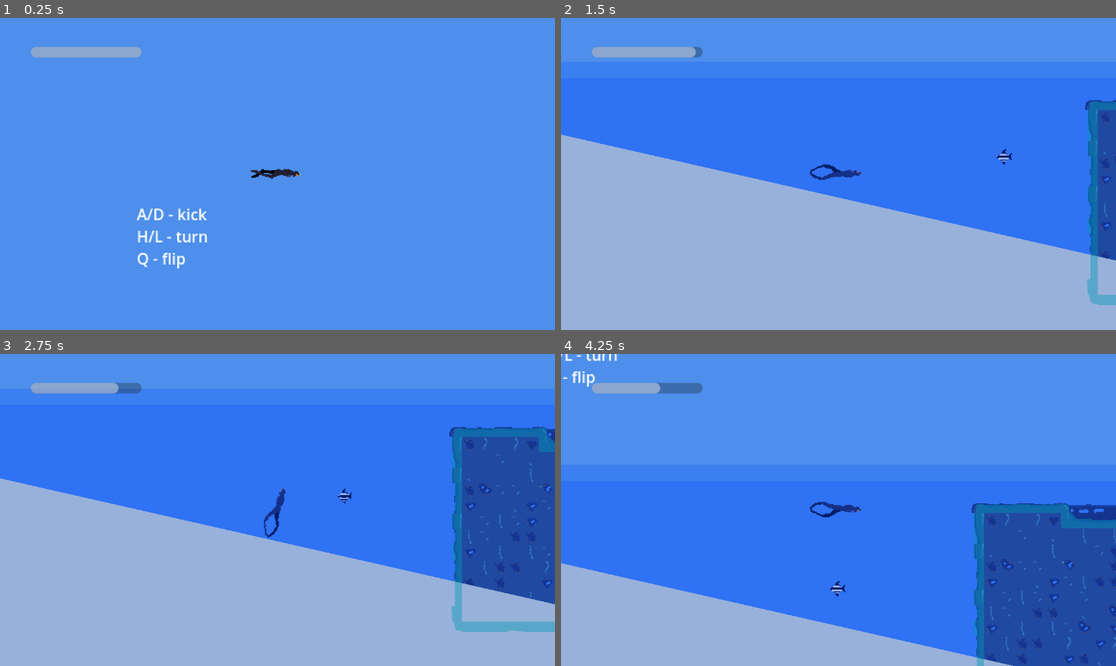
Above: before the commit, frames 1-4 (two rows, left to right).
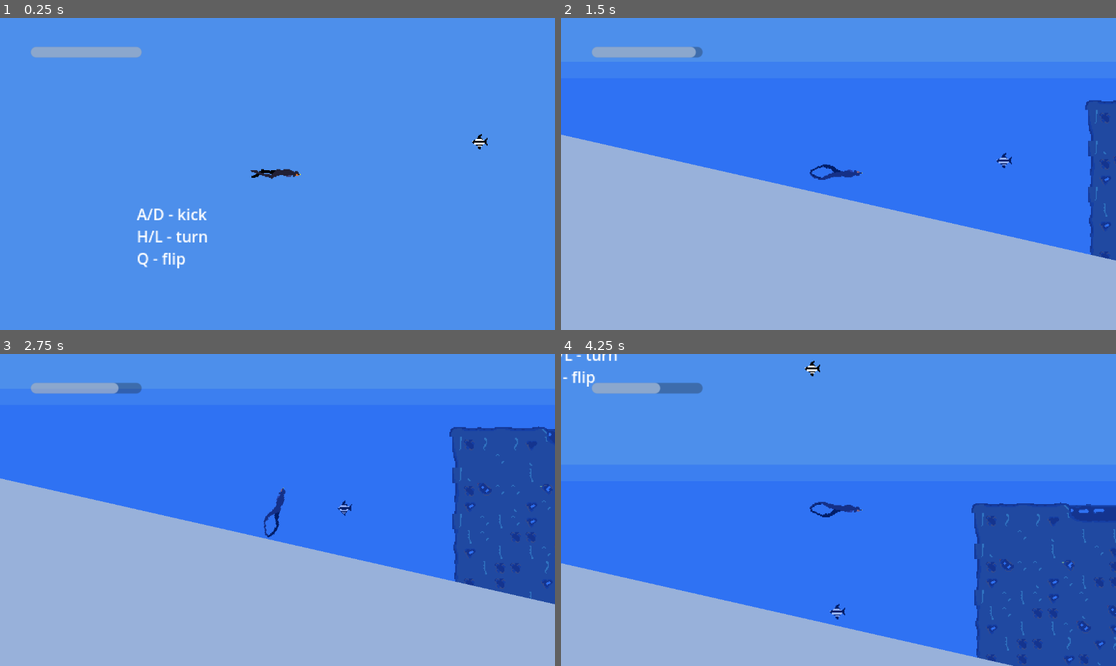
Above: after the commit, the same moments.

Repository: kstolen0/freediver-game
Game: Godot game, scene res://root.tscn
Same seed, same stepped clock (60 frames per second), same inputs: the game is played once before the commit and once after it.
Inputs:
- Up to frame 1 (0.25 s): no input
- Up to frame 2 (1.5 s): hold D 0.53-1.28 s; tap Q (flip_diver) at 0.6 s; hold A from 1.28 s (still down); tap L at 1.35 s
- Up to frame 3 (2.75 s): release A at 2.03 s; hold D from 2.03 s (still down); hold H from 2.03 s (still down)
- Up to frame 4 (4.25 s): release H at 2.78 s; tap Q (flip_diver) at 2.85 s; release D at 3.53 s; hold A from 3.53 s (still down); hold L from 3.53 s (still down)

The runs differ from the first frame. In frame 1, less than 0.1% of the frame differs, in the area x 84-88%, y 37-43%; in frame 2, 1.2%; in frame 3, 2.1%, in the area x 60-100%, y 23-90%; in frame 4, 1.7%.

Commit message:
prevent fish from flying

Diff:
--- a/fish/fish-sm/fish-sm.tscn
+++ b/fish/fish-sm/fish-sm.tscn
@@ -6,6 +6,7 @@
 [ext_resource type="Script" path="res://fish/fish-sm/states/fish-sm-cruise.gd" id="3_d6i8x"]
 
 [sub_resource type="CircleShape2D" id="CircleShape2D_bad6l"]
+radius = 6.08276
 
 [sub_resource type="Animation" id="Animation_5lwch"]
 resource_name = "cruise"
--- a/fish/fish-sm/fish_sm.gd
+++ b/fish/fish-sm/fish_sm.gd
@@ -2,6 +2,9 @@
 
 var submerged = 0
 signal on_water()
+var gravity = ProjectSettings.get_setting("physics/2d/default_gravity")
 
 func _physics_process(delta: float) -> void:
+	if position.y < 1690:
+			velocity.y += gravity * delta * 0.8
 	move_and_slide()
--- a/fish/fish-sm/states/fish-sm-cruise.gd
+++ b/fish/fish-sm/states/fish-sm-cruise.gd
@@ -22,6 +22,7 @@
 	turn_timer.autostart = true
 	add_child(turn_timer)
 
+
 func turn():
 	sprite.scale.x = -sprite.scale.x
 	fish.velocity.x = initial_velocity.x * sprite.scale.x
@@ -31,7 +32,6 @@
 
 func process_state(delta):
 	time += delta
-	var amplitude = 0.2
+	var amplitude = 20
 	var frequency = 0.5
-	var y = sin(time * frequency) * amplitude
-	fish.position.y = fish.position.y + y
+	fish.velocity.y = sin(time * frequency) * amplitude
--- a/root.tscn
+++ b/root.tscn
@@ -11,6 +11,23 @@
 [node name="root" type="Node2D"]
 position = Vector2(1073, 0)
 
+[node name="fish-manager" type="Node" parent="."]
+
+[node name="fish-sm3" parent="fish-manager" instance=ExtResource("7_rtvx7")]
+position = Vector2(1531, 1824)
+
+[node name="fish-sm2" parent="fish-manager" instance=ExtResource("7_rtvx7")]
+position = Vector2(1386, 1812)
+
+[node name="fish-sm" parent="fish-manager" instance=ExtResource("7_rtvx7")]
+position = Vector2(575, 1768)
+
+[node name="fish-sm4" parent="fish-manager" instance=ExtResource("7_rtvx7")]
+position = Vector2(1038, 1686)
+
+[node name="fish-sm5" parent="fish-manager" instance=ExtResource("7_rtvx7")]
+position = Vector2(549, 1460)
+
 [node name="ricks_bg" type="TileMapLayer" parent="."]
 tile_map_data = PackedByteArray("AAAXAHMAAAAIAAQAAAAXAHIAAAAIAAIAAAAXAHEAAAAIAAMAAAAXAHAAAAAIAAEAAAAWAHMAAAANAAUAAAAWAH …(25616 unchanged characters)…
 tile_set = ExtResource("3_w85op")
@@ -19,7 +36,6 @@
 position = Vector2(81, -258)
 tile_map_data = PackedByteArray("AAALAIwAAAAGAAYAAAALAIsAAAAGAAcAAAALAIoAAAAGAAYAAAALAIkAAAAAAAUAAAALAIgAAAAAAAIAAAAKAI …(90784 unchanged characters)…
 tile_set = ExtResource("3_w85op")
-collision_visibility_mode = 1
 
 [node name="CanvasLayer" type="CanvasLayer" parent="."]
 scale = Vector2(2, 2)
@@ -40,15 +56,6 @@
 H/L - turn
 Q - flip
 "
-
-[node name="fish-sm3" parent="." instance=ExtResource("7_rtvx7")]
-position = Vector2(451, 1898)
-
-[node name="fish-sm2" parent="." instance=ExtResource("7_rtvx7")]
-position = Vector2(313, 1812)
-
-[node name="fish-sm" parent="." instance=ExtResource("7_rtvx7")]
-position = Vector2(-498, 1768)
 
 [node name="player" parent="." instance=ExtResource("1_8hcbp")]
 position = Vector2(-740, 1474)
@@ -96,23 +103,25 @@
 [node name="gull" parent="." instance=ExtResource("5_wlr40")]
 position = Vector2(271, 1613)
 
-[node name="ocean-surface" parent="." instance=ExtResource("2_yat5b")]
-position = Vector2(853, 4348)
-
-[node name="ocean-surface4" parent="ocean-surface" instance=ExtResource("2_yat5b")]
-position = Vector2(-129, 813)
-
-[node name="ocean-surface3" parent="ocean-surface" instance=ExtResource("2_yat5b")]
-position = Vector2(-192, 1145)
-
-[node name="ocean-surface2" parent="ocean-surface" instance=ExtResource("2_yat5b")]
-position = Vector2(-66, 481)
-
-[node name="ocean-surface" parent="ocean-surface" instance=ExtResource("2_yat5b")]
-position = Vector2(-59, 17)
-
 [node name="gull2" parent="." instance=ExtResource("5_wlr40")]
 position = Vector2(-31, 1547)
 
 [node name="gull3" parent="." instance=ExtResource("5_wlr40")]
 position = Vector2(-270, 1636)
+
+[node name="oceans" type="Node" parent="."]
+
+[node name="ocean-surface" parent="oceans" instance=ExtResource("2_yat5b")]
+position = Vector2(1926, 4348)
+
+[node name="ocean-surface4" parent="oceans" instance=ExtResource("2_yat5b")]
+position = Vector2(1797, 5161)
+
+[node name="ocean-surface3" parent="oceans" instance=ExtResource("2_yat5b")]
+position = Vector2(1734, 5493)
+
+[node name="ocean-surface2" parent="oceans" instance=ExtResource("2_yat5b")]
+position = Vector2(1860, 4829)
+
+[node name="ocean-surface5" parent="oceans" instance=ExtResource("2_yat5b")]
+position = Vector2(1867, 4365)
--- a/terrain/ocean/ocean.gd
+++ b/terrain/ocean/ocean.gd
@@ -7,4 +7,5 @@
 
 func _on_body_exited(body):
 	print("left ocean")
+	print(body.position)
 	body.submerged -= 1
